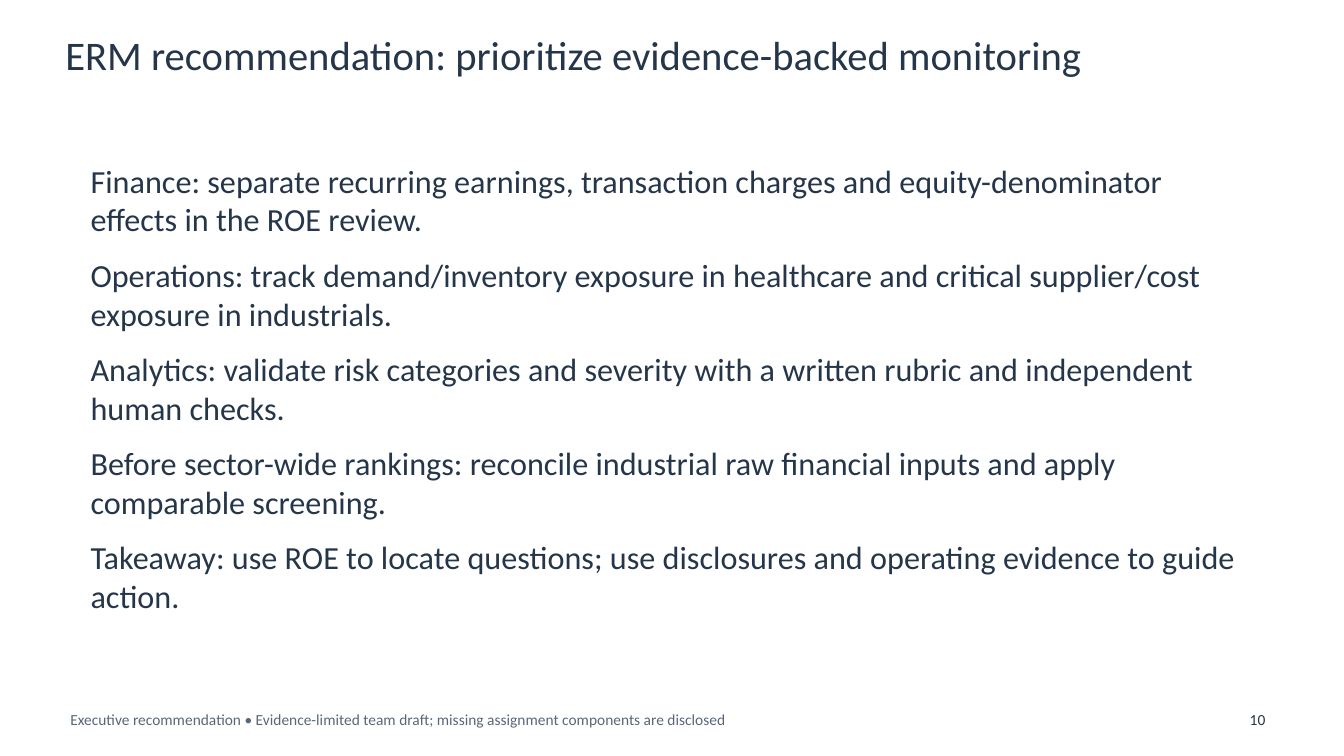
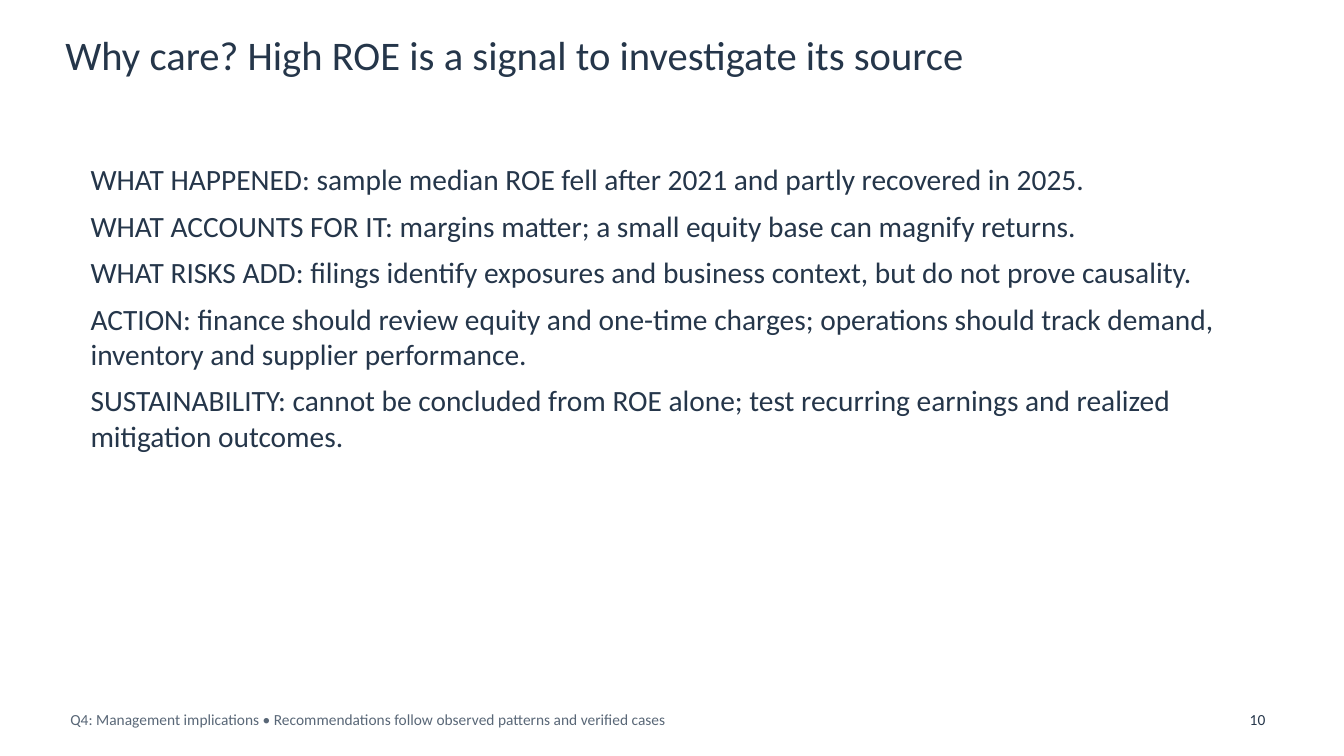
Before and after one commit to chocojawns/DA401, a slide deck: slide 10 of presentations/homework5_team/Homework5_Team_10_Slides.pptx. Drawn at 1344x756 pixels with LibreOffice and Linux fonts; fonts in the diff are those of the drawing. Boxes give left, top, right and bottom in pixels: in the first picture for what was removed or moved away, otherwise in the second. Text is boxed around its words. In the diff, an @@ line names an element or a change of style, - is before the commit and + after.

Commit message:
Frame presentation around ROE research questions and evidence-backed answers

```diff
--- a/presentations/homework5_team/Homework5_Team_10_Slides.pptx
+++ b/presentations/homework5_team/Homework5_Team_10_Slides.pptx
@@ text at [65, 41, 963, 77]: text changed @@
-ERM recommendation: prioritize evidence-backed monitoring
+Why care? High ROE is a signal to investigate its source
@@ text at [91, 169, 1213, 452]: text changed; size 23 to 21 pt @@
-Finance: separate recurring earnings, transaction charges and equity-denominator effects in the ROE review.
-Operations: track demand/inventory exposure in healthcare and critical supplier/cost exposure in industrials.
-Analytics: validate risk categories and severity with a written rubric and independent human checks.
-Before sector-wide rankings: reconcile industrial raw financial inputs and apply comparable screening.
-Takeaway: use ROE to locate questions; use disclosures and operating evidence to guide action.
+WHAT HAPPENED: sample median ROE fell after 2021 and partly recovered in 2025.
+WHAT ACCOUNTS FOR IT: margins matter; a small equity base can magnify returns.
+WHAT RISKS ADD: filings identify exposures and business context, but do not prove causality.
+ACTION: finance should review equity and one-time charges; operations should track demand, inventory and supplier performance.
+SUSTAINABILITY: cannot be concluded from ROE alone; test recurring earnings and realized mitigation outcomes.
@@ text at [70, 714, 666, 728]: text changed @@
-Executive recommendation • Evidence-limited team draft; missing assignment components are disclosed
+Q4: Management implications • Recommendations follow observed patterns and verified cases
```
Also in this commit, not shown: 4 other slides changed, 5 slides added, 5 slides removed, 2 other files.
